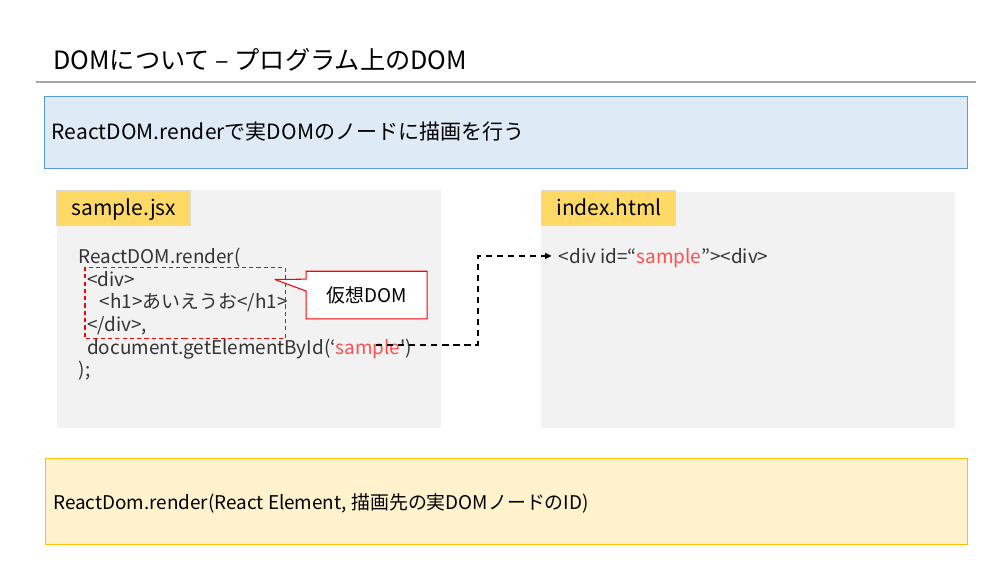
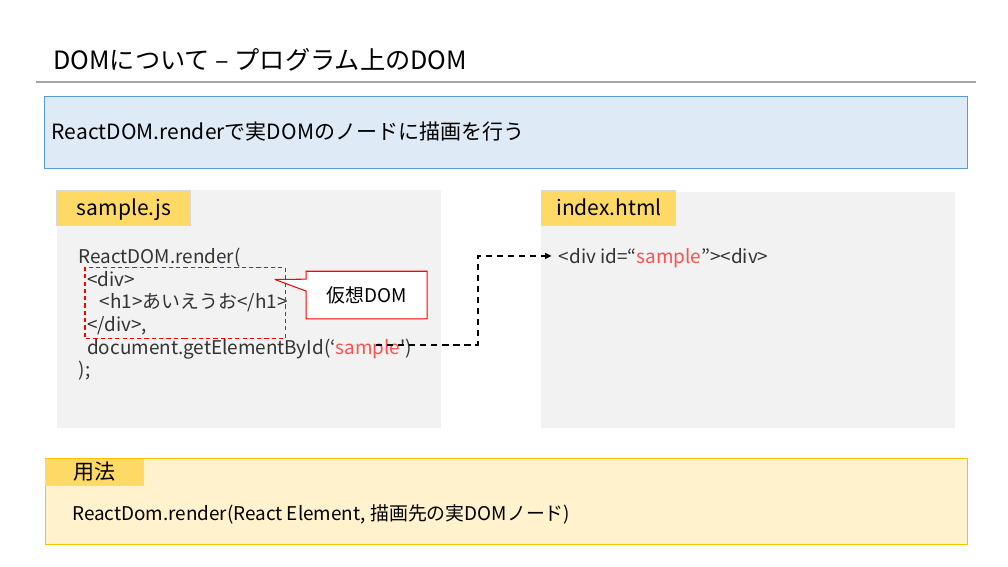
Before and after one commit to konnpeitoon/diary, a slide deck: slide 6 of doc/01_勉強会/01_勉強会資料/20180719_勉強会/02.資料/03_Reactの基礎知識 .pptx. Drawn at 1008x567 pixels with LibreOffice and Linux fonts; fonts in the diff are those of the drawing; background and template pictures are left out. Boxes give left, top, right and bottom in pixels: in the first picture for what was removed or moved away, otherwise in the second. Text is boxed around its words. In the diff, an @@ line names an element or a change of style, - is before the commit and + after.

```diff
--- a/doc/01_勉強会/01_勉強会資料/20180719_勉強会/02.資料/03_Reactの基礎知識 .pptx
+++ b/doc/01_勉強会/01_勉強会資料/20180719_勉強会/02.資料/03_Reactの基礎知識 .pptx
@@ text in rectangle at bbox=[77, 198, 171, 220]: text changed @@
-sample.jsx
+sample.js
@@ rectangle added at bbox=[46, 459, 144, 485], fill #FFD966, outline #D9D9D9 0.75 pt, 20 pt, text #000000 @@
+用法
@@ text in rectangle at bbox=[72, 504, 570, 524]: text changed @@
-ReactDom.render(React Element, 描画先の実DOMノードのID)
+ReactDom.render(React Element, 描画先の実DOMノード)
```
Also in this commit, not shown: 4 other slides changed.
